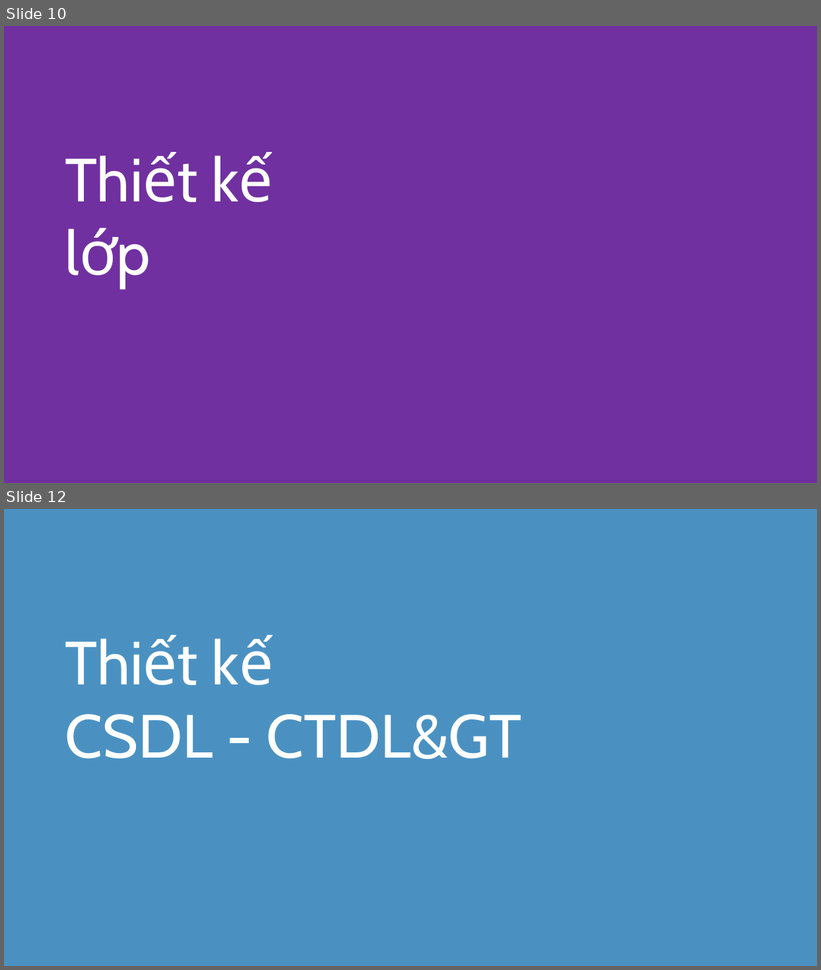
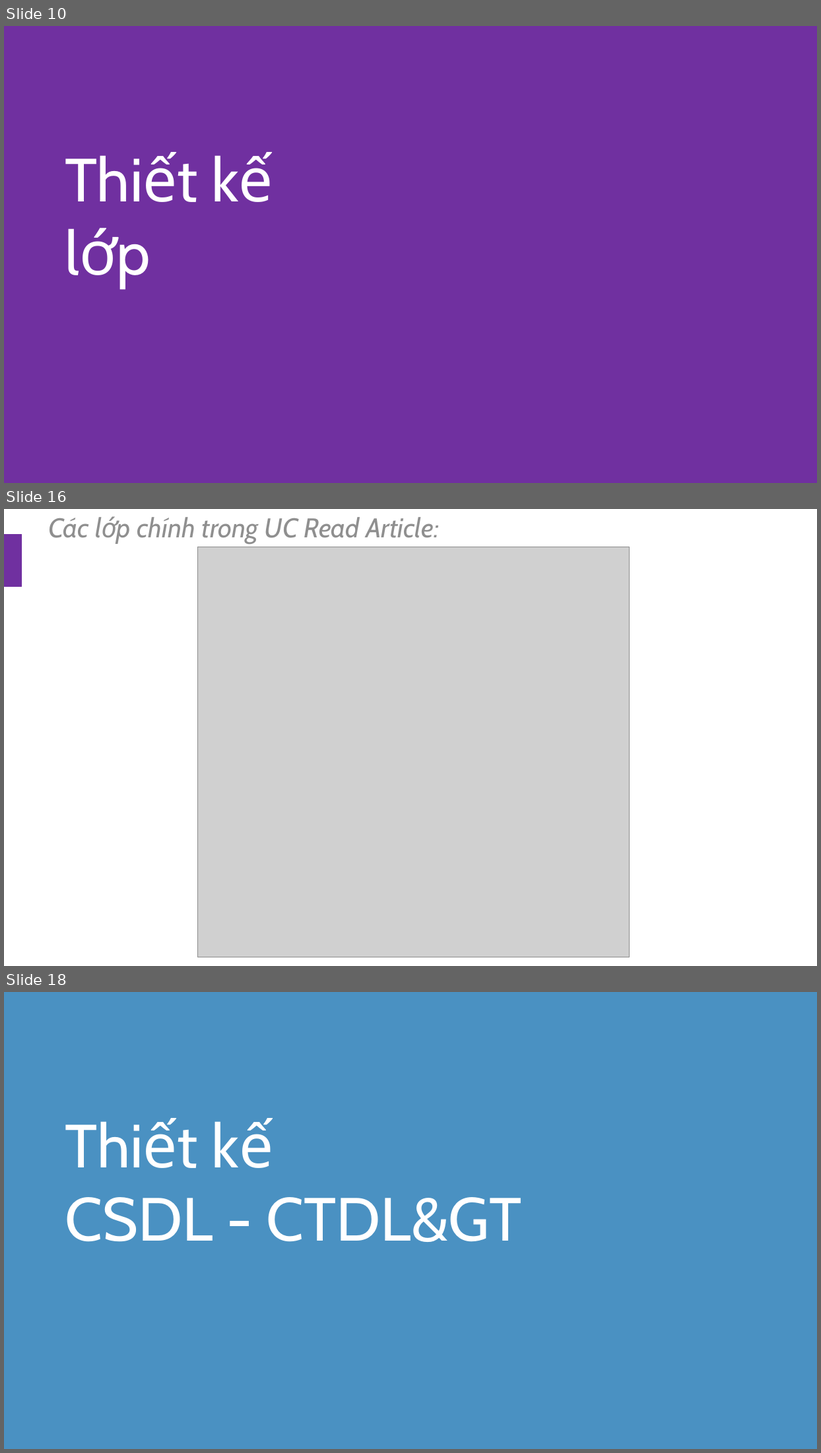
Before and after one commit to yuyuvn/OOP-Learning-English, a slide deck: documents/SlidebaocaoOOT.pptx. Shown one above the other, each under a label of ours: slides 10 and 12 before the commit, slides 10, 16 and 18 after it; the slides between them are not shown. The pictures are 821x970 and 821x1453 pixels, drawn with LibreOffice and Linux fonts; fonts in the diff are those of the drawing; grey boxes stand for pictures. Boxes give left, top, right and bottom in pixels: in the first picture for what was removed or moved away, otherwise in the second. Text is boxed around its words. In the diff, an @@ line names an element or a change of style, - is before the commit and + after.

```diff
--- a/documents/SlidebaocaoOOT.pptx
+++ b/documents/SlidebaocaoOOT.pptx
@@ slide 16 added at (x1=4, y1=509, x2=817, y2=966), background #FFFFFF @@
@@ text added at (x1=48, y1=517, x2=440, y2=544), 32 pt, text #8F8F8F, italic @@
+Các lớp chính trong UC Read Article:
@@ rectangle added at (x1=4, y1=534, x2=22, y2=586), fill #7030A0, outline #7030A0 0.85 pt @@
@@ picture added at (x1=198, y1=547, x2=630, y2=957) @@
@@ what was slide 12 is now slide 18 @@
```
Also in this commit, not shown: 4 slides changed, 20 other slides added, 4 slides removed, 4 other files.
